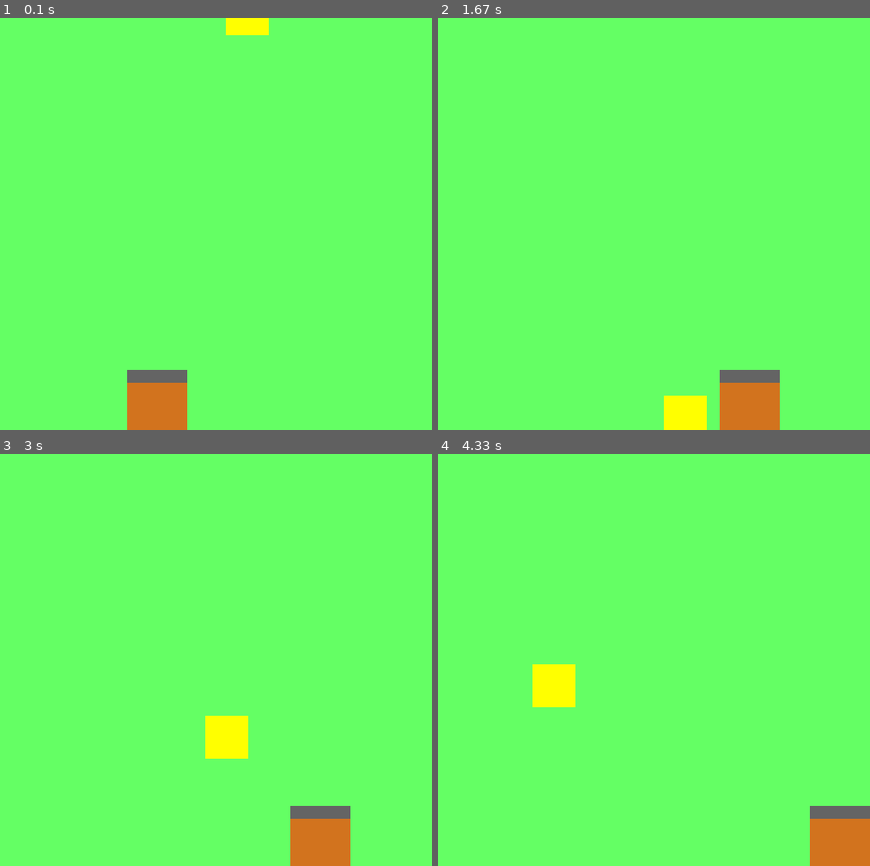
Above: before the commit, frames 1-4 (two rows, left to right).
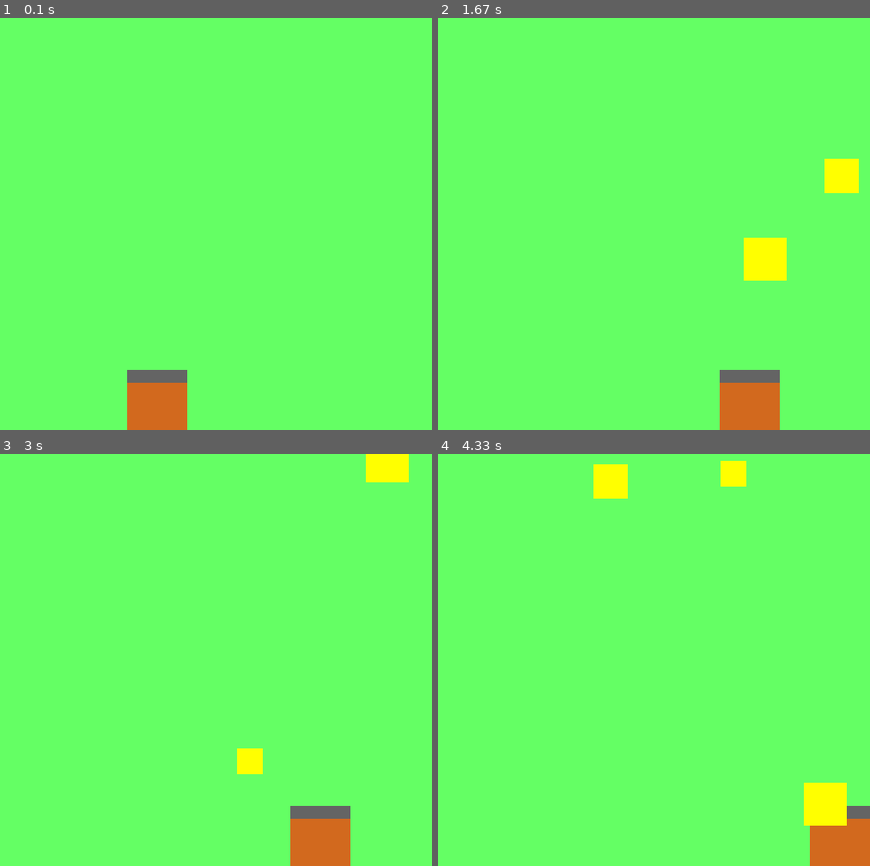
Above: after the commit, the same moments.

Repository: yosupc/pygame_projects
Game: pygame game, started from collect_rewards/collect_rewards.py
Same seed, same stepped clock (60 frames per second), same inputs: the game is played once before the commit and once after it.
Inputs:
- Up to frame 1 (0.1 s): no input
- Up to frame 2 (1.67 s): hold Right 0.33-0.8 s; hold Right 0.83-1.3 s; hold Left from 1.33 s (still down)
- Up to frame 3 (3 s): release Left at 1.87 s; hold Left 1.9-2.3 s; hold Right 2.33-2.97 s
- Up to frame 4 (4.33 s): hold Left 3-3.47 s; hold Right 3.5-3.97 s; hold Right from 4 s (still down)

The runs differ from the first frame. In frame 1, 0.4% of the frame differs, in the area x 52-63%, y 0-5%; in frame 2, 2.5%; in frame 3, 2.0%; in frame 4, 3.1%, in the area x 21-95%, y 1-91%.

Commit message:
class for rewards

Diff:
--- a/collect_rewards/collect_rewards.py
+++ b/collect_rewards/collect_rewards.py
@@ -20,17 +20,28 @@
 # creating basket2 (upper part)
 basket_top_width = 70
 basket_top_height = 15
-top_x = x_pos
-top_y = y_pos
 
-# creating reward
-reward_width = 50
-reward_height = 50
-reward_x = random.randint(0, screen_width - reward_width)
-fixed_reward_height = reward_height
-reward_y = - fixed_reward_height
+class Reward:
+    def __init__(self, name, width, height):
+        self.name = name
+        self.width = width
+        self.height = height
+        self.x_pos = random.randint (0, screen_width - self.width)
+        self.y_pos = random.randint(-(self.height*30), -self.height)
+
+    def move (self):
+        self.y_pos += 5
+
+    def update (self):
+        self.x_pos = random.randint (0, screen_width - self.width)
+        self.y_pos = random.randint(-(self.height*30), -self.height)
+
+reward = Reward("Reward", 30, 30)
+reward2 = Reward("Reward2", 40, 40)
+reward3 = Reward("Reward3", 50, 50)
 
 score = 0
+
 running = True
 while running:
     framesPS = clock.tick(60)
@@ -44,45 +55,34 @@
         x_pos -= 5
     if pressed[pygame.K_RIGHT]:
         x_pos += 5
-    if pressed[pygame.K_UP]:
-        y_pos -= 5
-    if pressed[pygame.K_DOWN]:
-        y_pos += 5
 
     # move boundaries
     if x_pos <= 0:
         x_pos = 0
     elif x_pos >= screen_width - basket_width:
         x_pos = screen_width - basket_width
-    if y_pos <= 0:
-        y_pos = 0
-    elif y_pos >= screen_height - basket_height:
-        y_pos = screen_height - basket_height
+
+
 
     screen.fill ((100, 255, 100))
-    pygame.draw.rect(screen, (210,115,30),(x_pos, y_pos, basket_width, basket_height))
+    pygame.draw.rect(screen, (210,105,30),(x_pos, y_pos, basket_width, basket_height))
     pygame.draw.rect(screen, (100,100,100),(x_pos, y_pos, basket_top_width, basket_top_height))
-    pygame.draw.rect(screen, (255, 255, 0),(reward_x, reward_y, reward_width, reward_height))
 
+    pygame.draw.rect(screen, (255, 255, 0),(reward.x_pos , reward.y_pos, reward.width, reward.height))
+    pygame.draw.rect(screen, (255, 255, 0),(reward2.x_pos , reward2.y_pos, reward2.width, reward2.height))
+    pygame.draw.rect(screen, (255, 255, 0),(reward3.x_pos , reward3.y_pos, reward3.width, reward3.height))
 
-    if reward_y == screen_height:
-        reward_x = random.randint(0, screen_width - reward_width)
-        reward_y = - fixed_reward_height
-    else:
-        reward_y += 5
+    reward.move()
+    reward2.move()
+    reward3.move()
 
-    # reward collision
-    if reward_y == y_pos:
-        tmp = reward_x
-        basket_range_x = x_pos + basket_width
-        for i in range (reward_width):
-            if x_pos <= tmp & tmp <= basket_range_x:
-                score += 10
-                reward_x = random.randint(0, screen_width - reward_width)
-                reward_y = - fixed_reward_height
-                print("score: ", score)
-                break
-            tmp += 1
+    #print(reward.y_pos)
+    if reward.y_pos >= screen_height:
+        reward.update()
+    if reward2.y_pos >= screen_height:
+        reward2.update()
+    if reward3.y_pos >= screen_height:
+        reward3.update()
 
     pygame.display.update()
 
